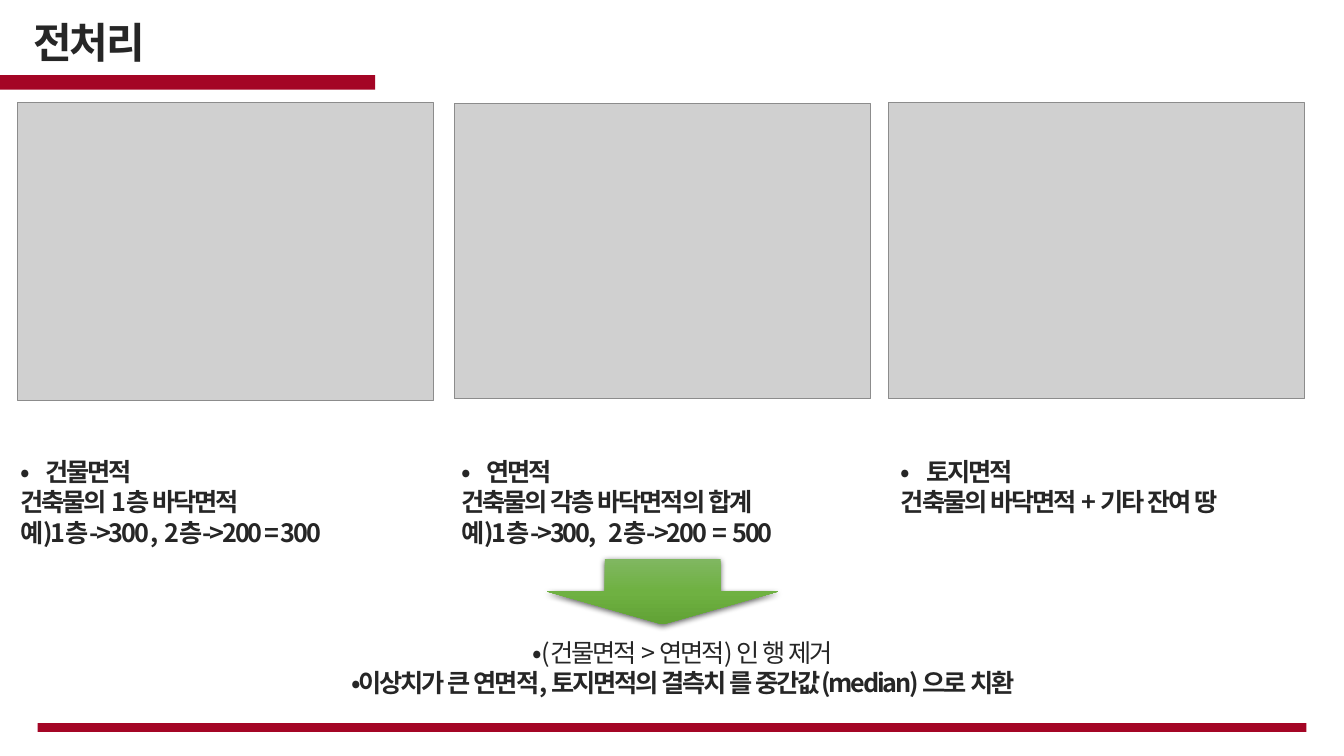
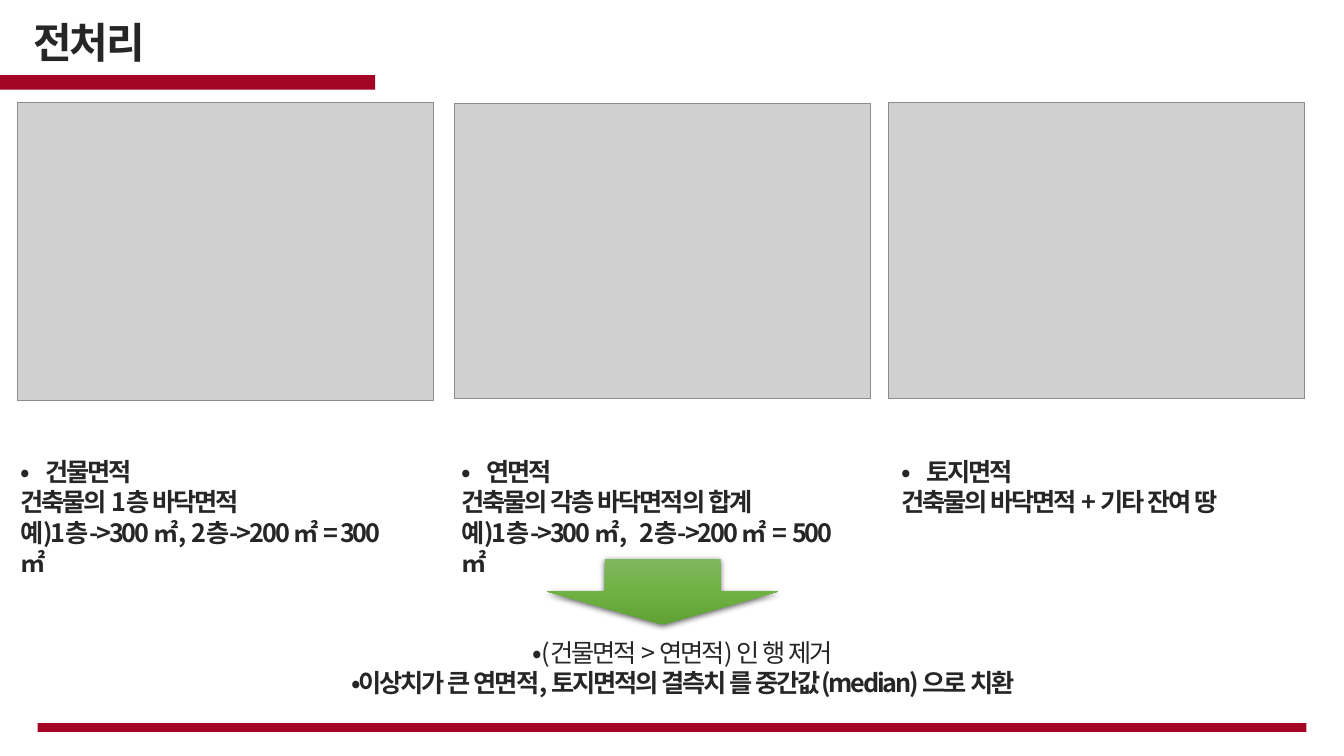
Before and after one commit to cjsgk106/fire-prediction-analysis, a slide deck: slide 18 of work/화재.pptx (slide 21 before the commit). Drawn at 1344x756 pixels with LibreOffice and Linux fonts; fonts in the diff are those of the drawing; grey boxes stand for pictures; background and template pictures are left out. Boxes give left, top, right and bottom in pixels: in the first picture for what was removed or moved away, otherwise in the second. Text is boxed around its words. In the diff, an @@ line names an element or a change of style, - is before the commit and + after.

```diff
--- a/work/화재.pptx
+++ b/work/화재.pptx
@@ text at bbox=[20, 520, 380, 572]: text changed @@
-예)1층->300 , 2층->200 = 300
+예)1층->300 ㎡, 2층->200 ㎡ = 300 ㎡
@@ text at bbox=[461, 520, 832, 547]: text changed @@
-예)1층->300, 2층->200 = 500
+예)1층->300 ㎡, 2층->200 ㎡ = 500 ㎡
```
Also in this commit, not shown: 8 other slides changed, 4 slides added, 12 slides removed.
